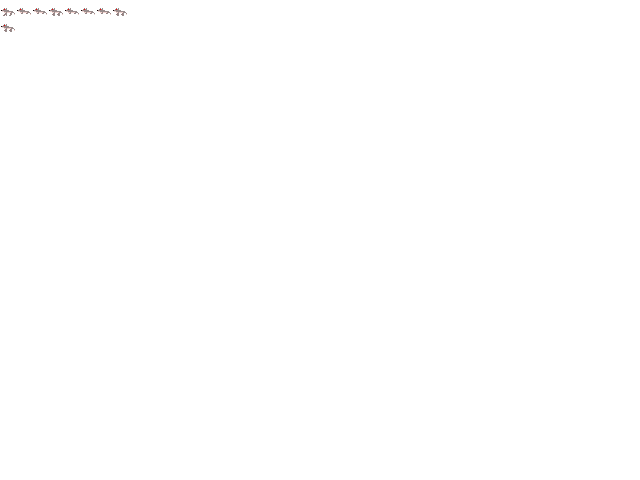
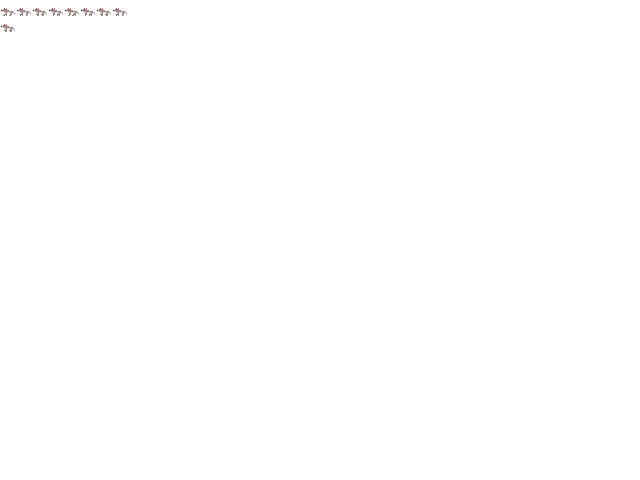
Revision of a layered 640 × 480 image; what changed, layer by layer:
painted on "Hintergrund" over bbox(20, 14, 124, 16)
